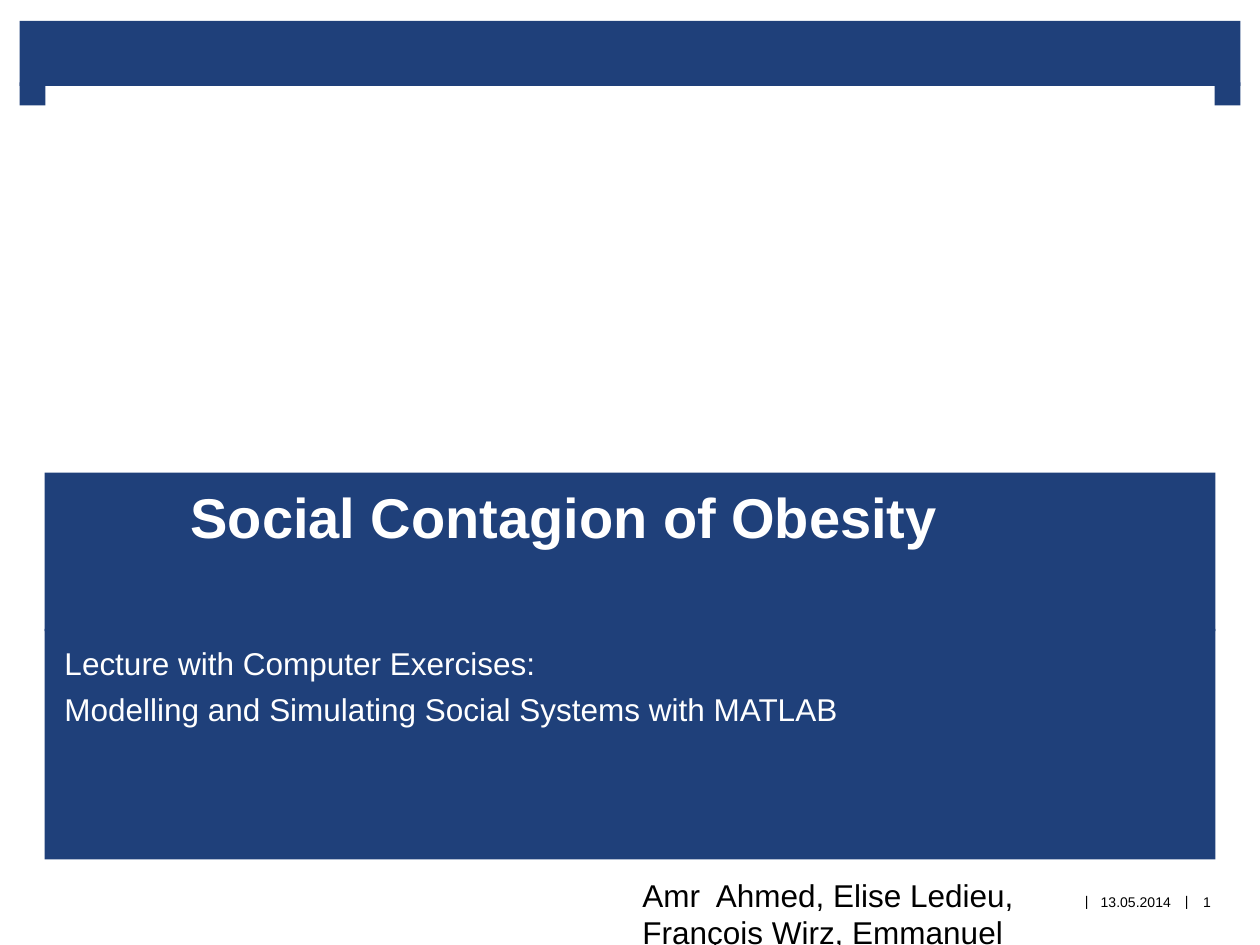
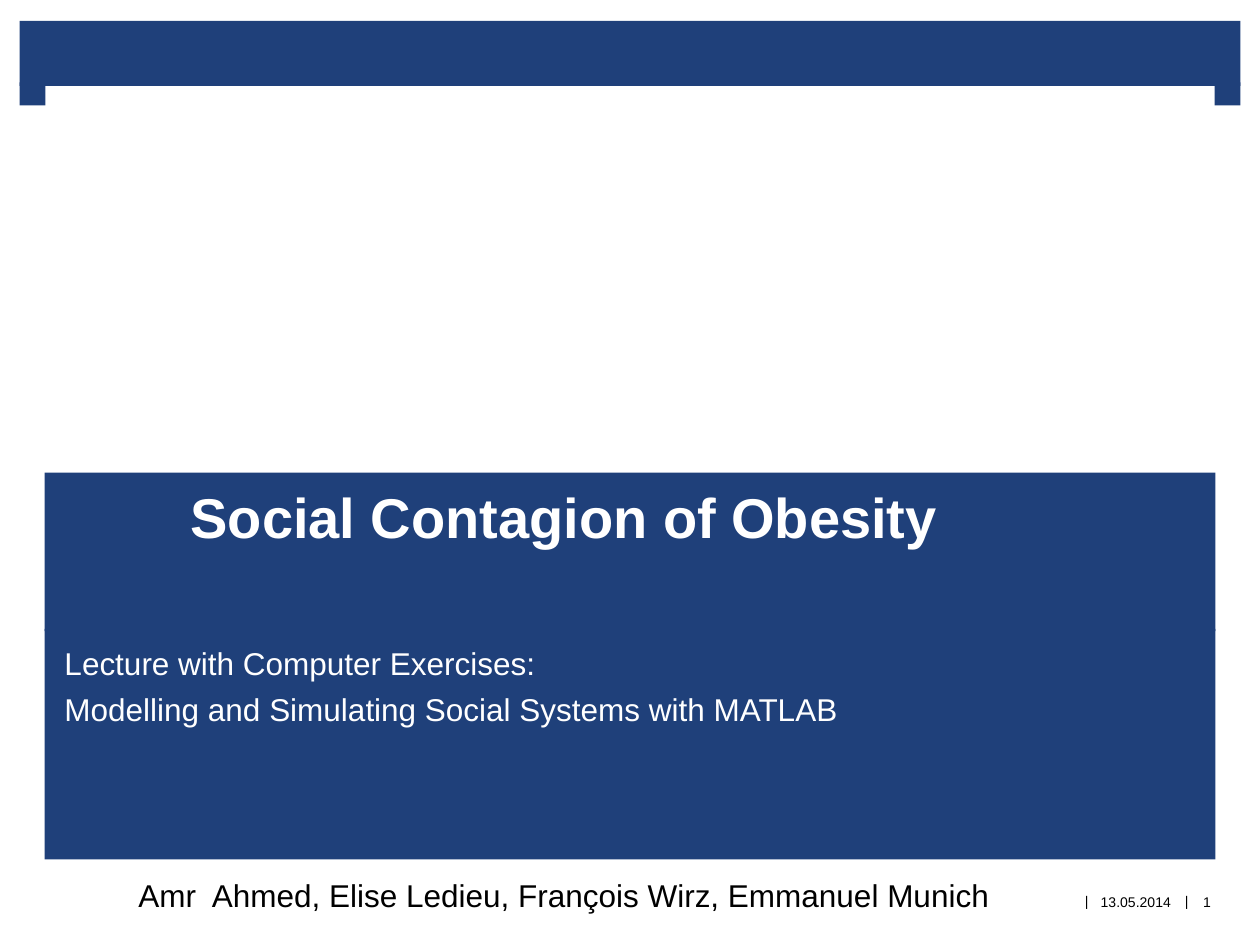
Before and after one commit to eledieu/Social-contagion-of-obesity, a slide deck: slide 1 of presentation/Social Contagion of Obesity Presentation.pptx. Drawn at 1260x945 pixels with LibreOffice and Linux fonts; fonts in the diff are those of the drawing; background and template pictures are left out. Boxes give left, top, right and bottom in pixels: in the first picture for what was removed or moved away, otherwise in the second. Text is boxed around its words. In the diff, an @@ line names an element or a change of style, - is before the commit and + after.

```diff
--- a/presentation/Social Contagion of Obesity Presentation.pptx
+++ b/presentation/Social Contagion of Obesity Presentation.pptx
@@ text "Amr Ahmed, Elise Ledieu, François ..." rewrapped from (x1=642, y1=884, x2=1013, y2=945) to (x1=138, y1=884, x2=989, y2=912) @@
```
Also in this commit, not shown: 2 other slides changed.
